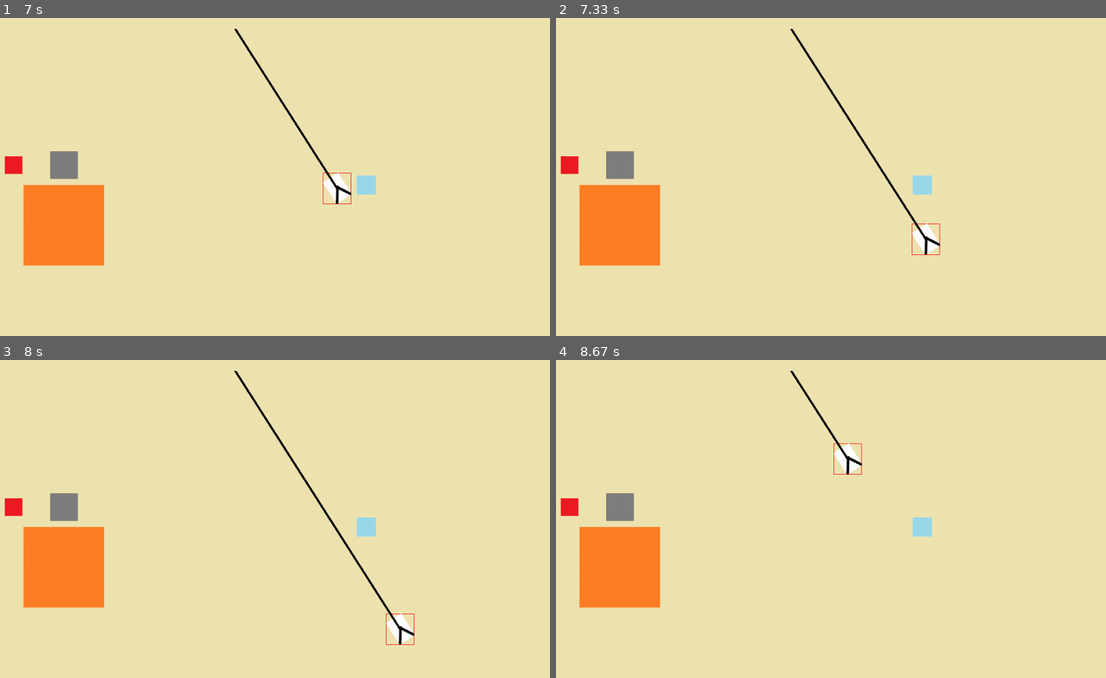
Above: before the commit, frames 1-4 (two rows, left to right).
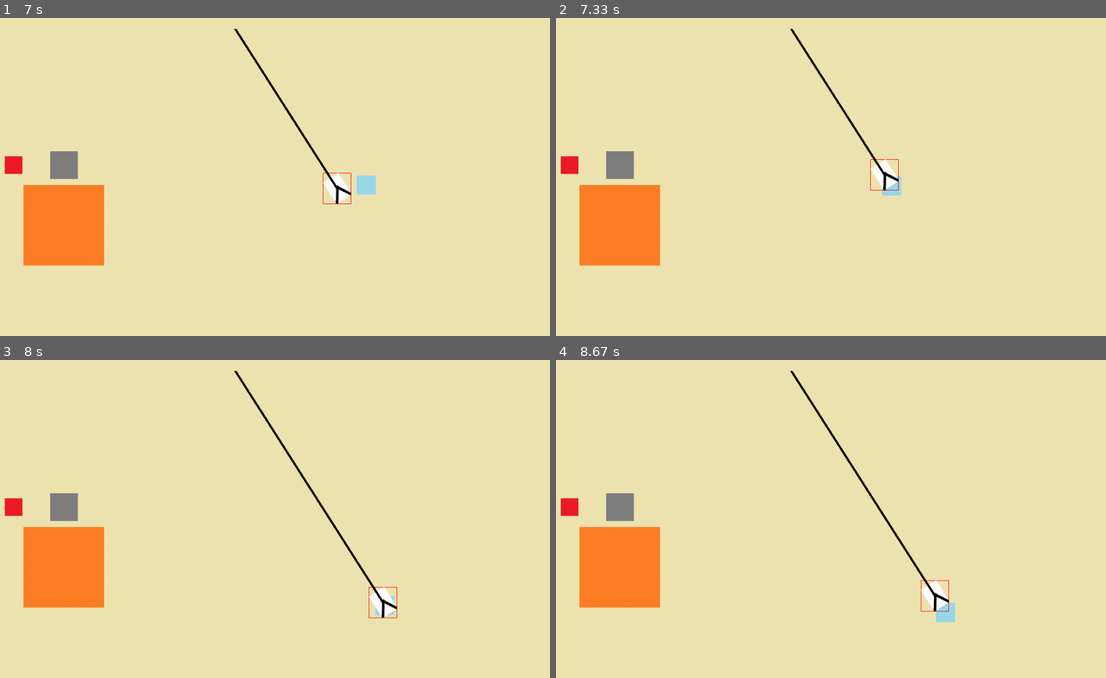
Above: after the commit, the same moments.

Repository: kjs2109/gold_mining_pygame
Game: pygame game, started from nadocoding_pygame.py
The game is run twice, just before and just after one commit, with the same random seed, the same clock (stepped at 60 frames per second) and the same inputs.
Inputs (mouse positions are in pixels of both pictures, inside the frame that each line leads up to):
- Up to frame 1 (7 s): click (236, 154) at 0.38 s; click (214, 94) at 3.22 s; click (264, 138) at 6.05 s
- Up to frame 2 (7.33 s): no input
- Up to frame 3 (8 s): click (38, 630) at 7.38 s
- Up to frame 4 (8.67 s): no input

Frame 1 is identical in both runs. In frame 2, 1.1% of the frame differs, in the area x 44-70%, y 7-75%; in frame 3, 0.9%; in frame 4, 1.3%, in the area x 43-73%, y 6-83%.

Commit message:
11_collision

Diff:
--- a/nadocoding_pygame.py
+++ b/nadocoding_pygame.py
@@ -1,8 +1,6 @@
-# 집게 발사
-# 현재 위치로부터 집게를 발사하는 동작
-# 화면 밖으로 나가면 집게는 다시 원위치
-# 뻗을 때 속도, 돌아올 때 속도
-from lib2to3.pgen2.token import RIGHTSHIFTEQUAL
+# 충돌 처리
+# 보석 가져오기
+import math
 import pygame
 import os
 
@@ -59,24 +57,41 @@
         self.offset.x = default_offset_x_claw
         self.direction = LEFT
 
+
 # 보석 클래스
 class Gemstone(pygame.sprite.Sprite):
-    def __init__(self, image, position):
+    def __init__(self, image, position, price, speed):
         super().__init__()
         self.image = image
         self.rect = self.image.get_rect(center=position)
+        self.price = price
+        self.speed = speed
+
+    def set_position(self, position, angle):
+        r = self.rect.size[0] // 2
+        rad_angle = math.radians(angle) # 숫자를 라디안 각도로 바꿔줌
+        to_x = r * math.cos(rad_angle)
+        to_y = r * math.sin(rad_angle)
+
+        self.rect.center = (position[0] + to_x, position[1] + to_y)
+
 
 # gemstone_group에 Gemston() 객체를 만드는 함수
 def setup_gemstone():
+    small_gold_price, small_gold_speed = 100, 5
+    big_gold_price, big_gold_speed = 300, 2
+    stone_price, stone_speed = 10, 2
+    diamond_price, diamond_speed = 600, 7
+
     # 작은 금
-    small_gold = Gemstone(gemstone_images[0], (200, 380))
+    small_gold = Gemstone(gemstone_images[0], (200, 380), small_gold_price, small_gold_speed)
     gemstone_group.add(small_gold)
     # 큰 금
-    gemstone_group.add(Gemstone(gemstone_images[1], (300, 500)))
+    gemstone_group.add(Gemstone(gemstone_images[1], (300, 500), big_gold_price, big_gold_speed))
     # 돌
-    gemstone_group.add(Gemstone(gemstone_images[2], (300, 380)))
+    gemstone_group.add(Gemstone(gemstone_images[2], (300, 380), stone_price, stone_speed))
     # 다이아몬드
-    gemstone_group.add(Gemstone(gemstone_images[3], (900, 420)))
+    gemstone_group.add(Gemstone(gemstone_images[3], (900, 420), diamond_price, diamond_speed))
 
 pygame.init()
 
@@ -90,10 +105,13 @@
 
 # 게임 관련 변수
 to_x = 0 # x좌표 기준으로 집게 이미지를 이동시킬 값 저장 변수
+default_offset_x_claw = 40
+caught_gemstone = None # 잡힌 보석이 있는지(보석이 잡히지 않은 상태)
+
 move_speed = 12 #발사할 때 이동 스피드, 상황에 따라서 스피드에 변화를 주어야 하기 때문에 변수에 지정
 return_speed = 20
+
 # 방향 변수
-default_offset_x_claw = 40
 LEFT = -1 # 왼쪽 방향
 RIGHT = 1 # 오른쪽 방향
 STOP = 0
@@ -117,9 +135,9 @@
     pygame.image.load(os.path.join(images_path, 'stone.png')),
     pygame.image.load(os.path.join(images_path, 'diamond.png')),
 ]
-
 # 보석 그룹 객체 만들기
 gemstone_group = pygame.sprite.Group()
+# print(gemstone_group.__dir__())
 
 setup_gemstone()
 
@@ -138,12 +156,27 @@
             claw.set_direction(STOP)
             to_x = move_speed
 
-    if claw.rect.left < 0 or claw.rect.bottom > screen_height or claw.rect.right > screen_width:
+    if claw.rect.left < 0 or claw.rect.bottom > screen_height or claw.rect.right > screen_width: # 화면 벽에 부딪혔을 때
         to_x = -return_speed
 
-    if claw.offset.x < default_offset_x_claw:
+    if claw.offset.x < default_offset_x_claw: # 발사되고 돌아 왔을 때
         to_x = 0
         claw.set_init_state()
+        if caught_gemstone: # 잡힌 보석이 있을 때
+            #update_score(caught_gemstone.price)
+            gemstone_group.remove(caught_gemstone) # 그룹에서 잡힌 보석 제외
+            caught_gemstone = None
+
+    # 충돌 처리
+    if not caught_gemstone: # 잡힌 보석이 없다면 충돌
+        for gemstone in gemstone_group:
+            if claw.rect.colliderect(gemstone):
+                caught_gemstone = gemstone # 잡힌 보석
+                to_x = -gemstone.speed # 잡힌 보석의 속도에 -한 값을 이동속도로 설정
+                break
+
+    if caught_gemstone:
+        caught_gemstone.set_position(claw.rect.center, claw.angle)
 
     screen.blit(background_image, (0, 0))
 
--- /dev/null
+++ b/practice.py
@@ -0,0 +1,4 @@
+import math
+
+rad_angle = math.radians(170)
+print(rad_angle)
